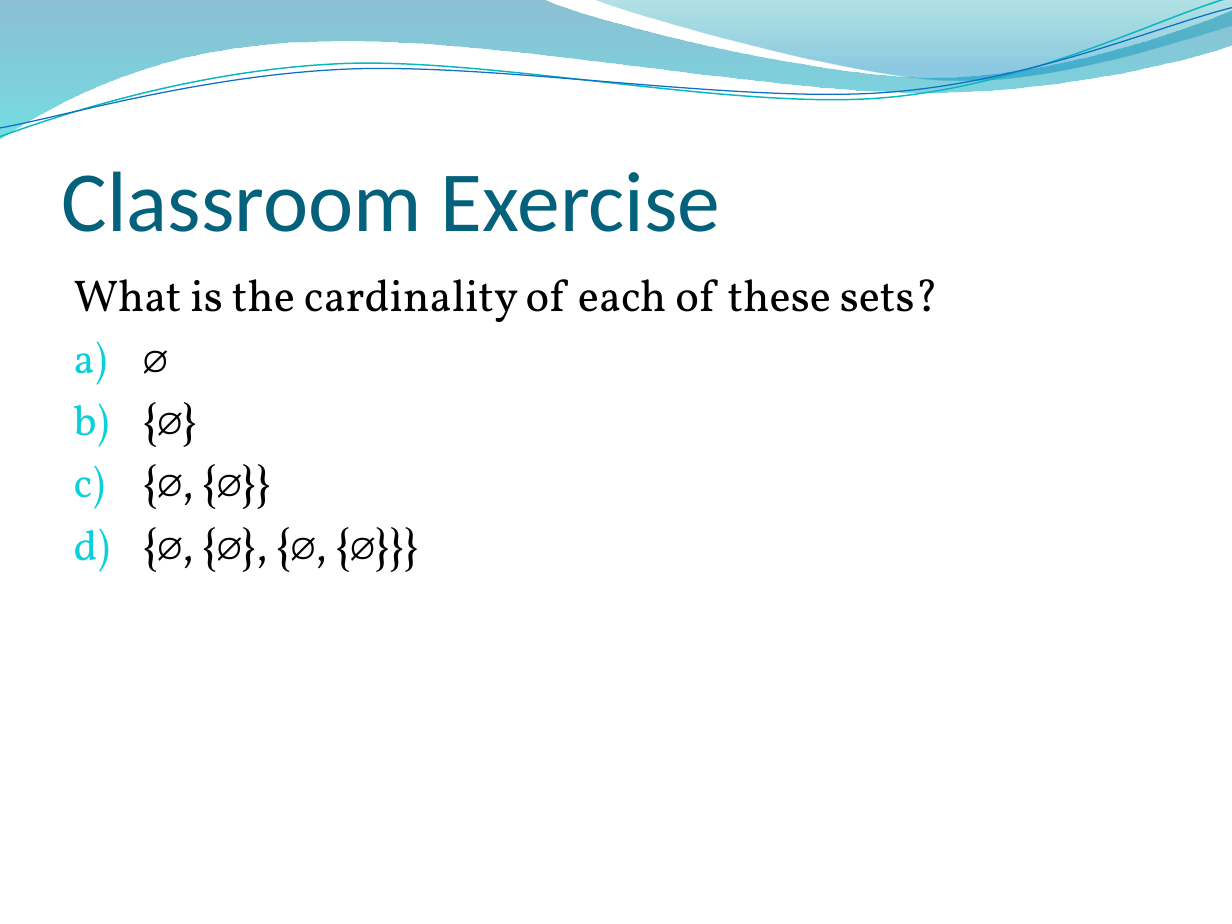
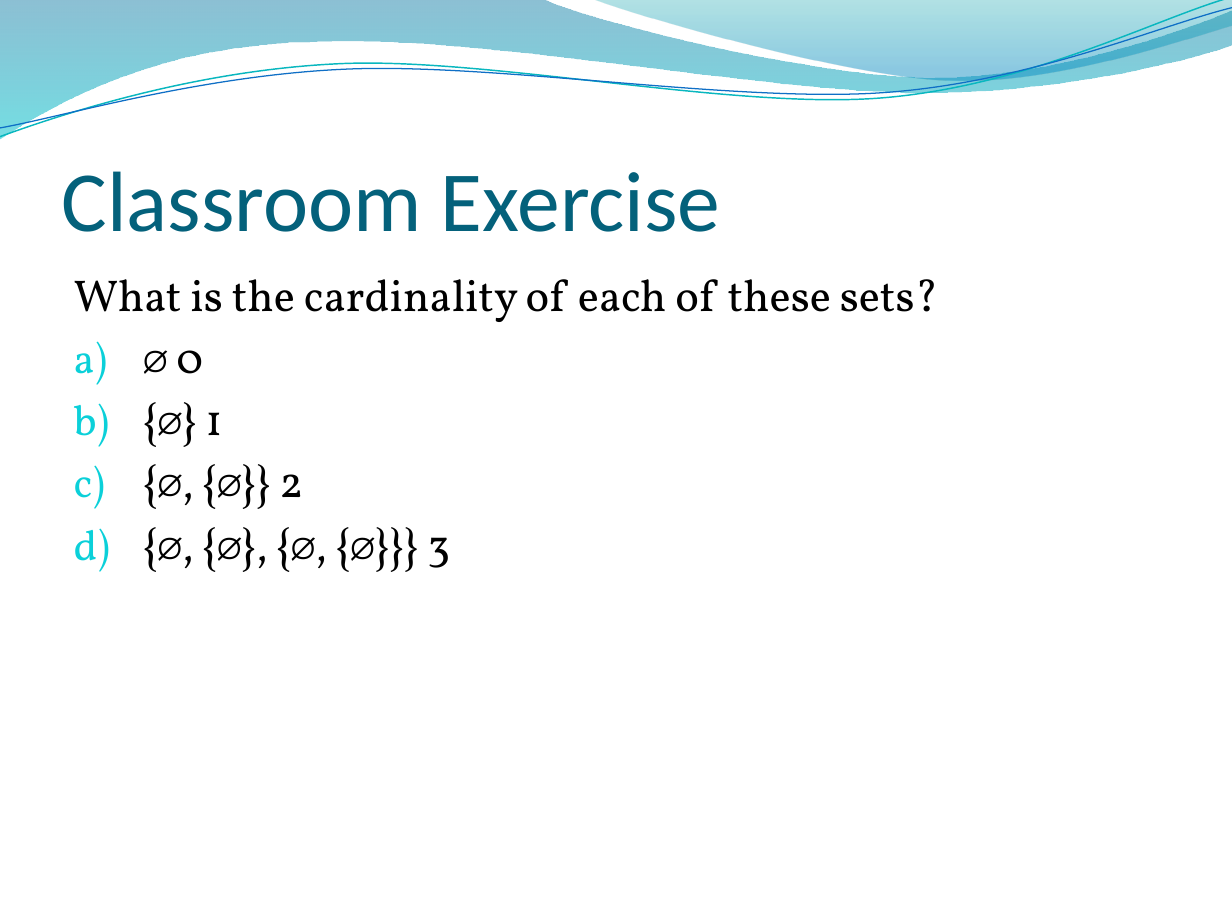
Before and after one commit to lin-chen-GA/lin-chen-GA.github.io, a slide deck: slide 23 of cs2620/slides/cs2620_notes2.pptx. Drawn at 1232x924 pixels with LibreOffice and Linux fonts; fonts in the diff are those of the drawing; background and template pictures are left out. Boxes give left, top, right and bottom in pixels: in the first picture for what was removed or moved away, otherwise in the second. Text is boxed around its words. In the diff, an @@ line names an element or a change of style, - is before the commit and + after.

```diff
--- a/cs2620/slides/cs2620_notes2.pptx
+++ b/cs2620/slides/cs2620_notes2.pptx
@@ text at (176,350,450,568): text changed @@
-a) ∅
-b) {∅}
-c) {∅, {∅}}
-d) {∅, {∅}, {∅, {∅}}}
+a) ∅ 0
+b) {∅} 1
+c) {∅, {∅}} 2
+d) {∅, {∅}, {∅, {∅}}} 3
```
Also in this commit, not shown: 3 other slides changed, 2 other files.
